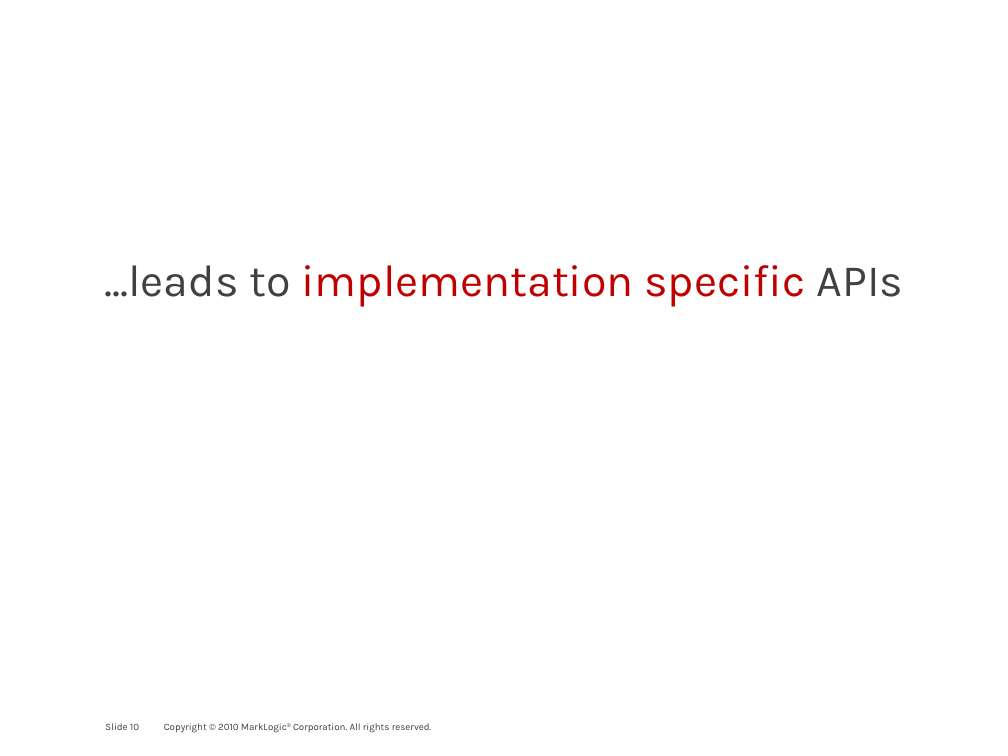
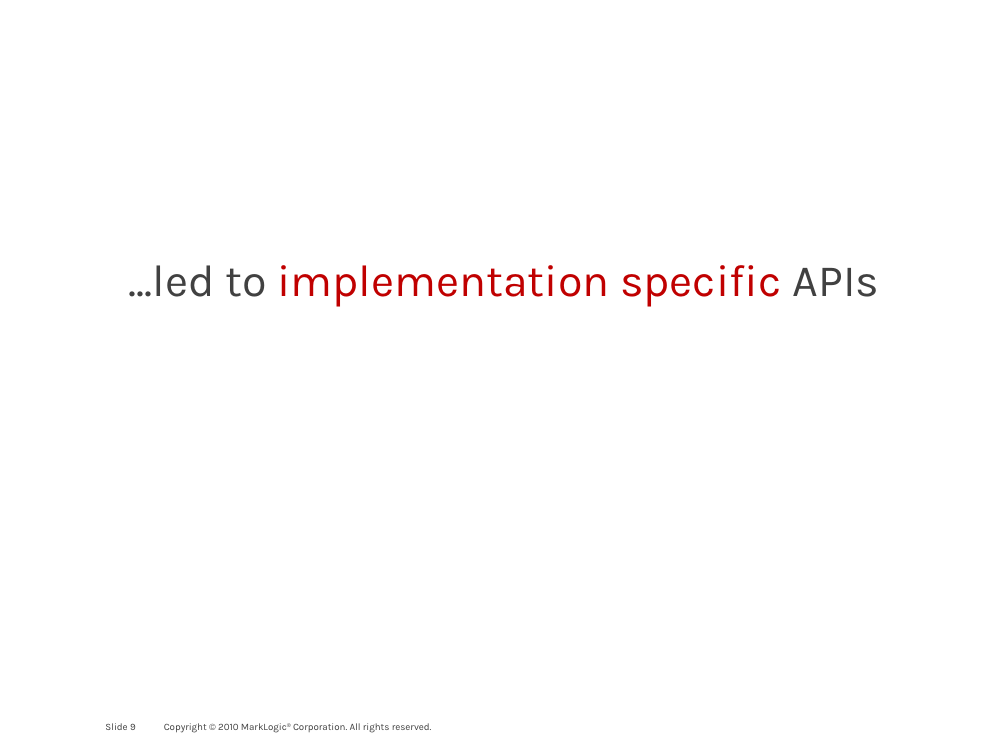
Before and after one commit to philipfennell/grasp, a slide deck: slide 9 of docs/marklogic_and_the_linked-data_connection.pptx (slide 10 before the commit). Drawn at 1008x756 pixels with LibreOffice and Linux fonts; fonts in the diff are those of the drawing; background and template pictures are left out. Boxes give left, top, right and bottom in pixels: in the first picture for what was removed or moved away, otherwise in the second. Text is boxed around its words. In the diff, an @@ line names an element or a change of style, - is before the commit and + after.

```diff
--- a/docs/marklogic_and_the_linked-data_connection.pptx
+++ b/docs/marklogic_and_the_linked-data_connection.pptx
@@ text at (129, 265, 880, 307): text changed @@
-...leads to implementation specific APIs
+...led to implementation specific APIs
@@ page number at (105, 723, 136, 730): text changed @@
-Slide 10
+Slide 9
```
Also in this commit, not shown: 2 other slides changed, 1 slide removed, 1 other file.
